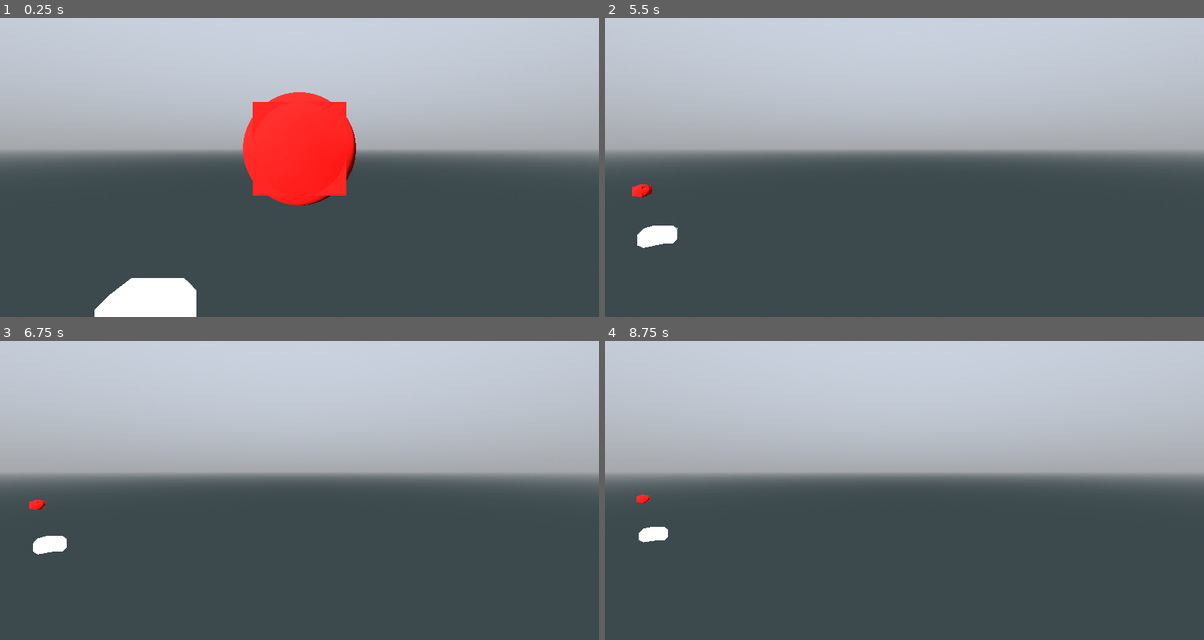
Above: before the commit, frames 1-4 (two rows, left to right).
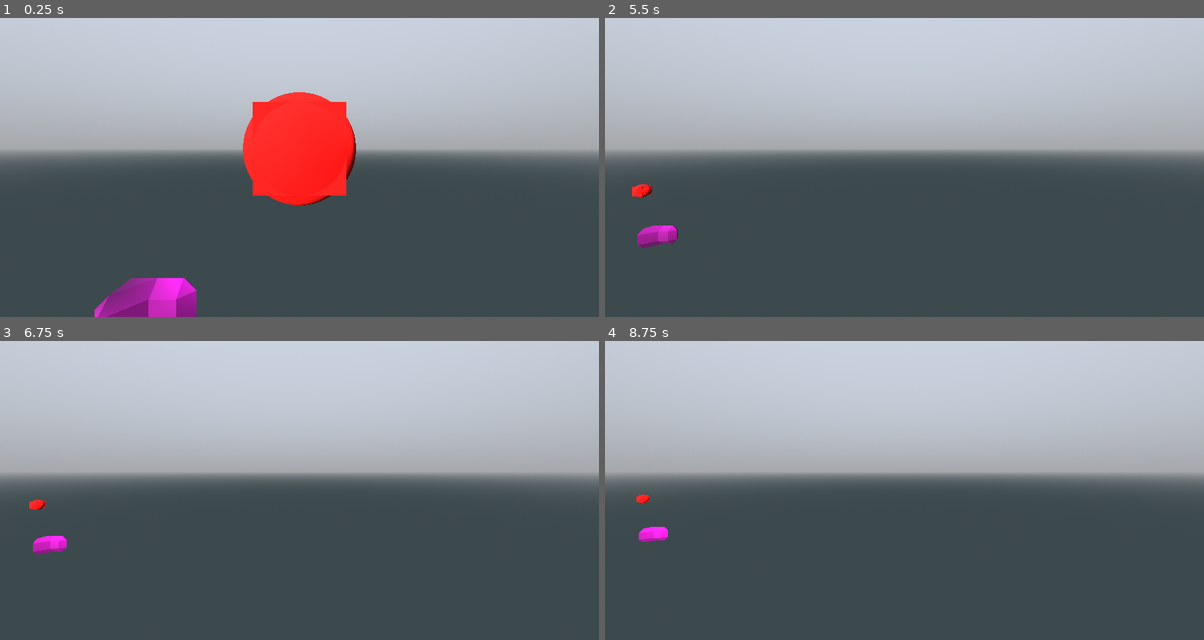
Above: after the commit, the same moments.

Repository: pixerhp/Hatchetflair
Game: Godot game, scene res://topscenes/gameplay_topscene.tscn
Same seed, same stepped clock (60 frames per second), same inputs: the game is played once before the commit and once after it.
Inputs (mouse positions are in pixels of both pictures, inside the frame that each line leads up to):
- Up to frame 1 (0.25 s): no input
- Up to frame 2 (5.5 s): tap Enter at 0.5, 2, 3.5 s; move the mouse to (1036, 131) at 0.52 s; hold D (move_right) 0.53-1.28 s; hold Shift (speed_faster) 0.53-1.28 s; click (1036, 131) at 0.67 s; tap Space (move_jump_up) at 1.25, 2.75, 4.25 s; move the mouse to (784, 164) at 1.27 s; hold S (move_backwards) 1.28-2.03 s; tap Ctrl (speed_slower) at 1.35, 2.85, 4.35 s; move the mouse to (964, 74) at 2.02 s; hold D (move_right) 2.03-2.78 s; hold Shift (speed_faster) 2.03-2.78 s; move the mouse to (874, 215) at 2.77 s; hold W (move_forwards) 2.78-3.53 s; click (874, 215) at 2.92 s; move the mouse to (1084, 200) at 3.52 s; hold Shift (speed_faster) 3.53-4.28 s; hold A (move_left) 3.53-5.03 s; move the mouse to (724, 98) at 4.27 s; move the mouse to (934, 149) at 5.02 s; hold S (move_backwards) from 5.03 s (still down); hold Shift (speed_faster) from 5.03 s (still down); click (934, 149) at 5.17 s
- Up to frame 3 (6.75 s): move the mouse to (209, 388) at 5.77 s; release S (move_backwards) at 5.78 s; release Shift (speed_faster) at 5.78 s; hold D (move_right) 5.78-6.53 s; tap Ctrl (speed_slower) at 5.85 s; move the mouse to (431, 454) at 6.52 s; hold W (move_forwards) from 6.53 s (still down); hold Shift (speed_faster) from 6.53 s (still down)
- Up to frame 4 (8.75 s): move the mouse to (784, 487) at 7.27 s; release W (move_forwards) at 7.28 s; release Shift (speed_faster) at 7.28 s; hold D (move_right) 7.28-8.03 s; tap Ctrl (speed_slower) at 7.35 s; click (784, 487) at 7.42 s; move the mouse to (964, 397) at 8.02 s; hold S (move_backwards) from 8.03 s (still down); hold Shift (speed_faster) from 8.03 s (still down)

The runs differ from the first frame. In frame 1, 1.9% of the frame differs, in the area x 15-33%, y 86-100%; in frame 2, 0.4%; in frame 3, 0.3%; in frame 4, 0.2%.

Commit message:
Add Texture2DArray rendering

Diff:
--- a/assets/substance_rendering/subst_shader.gdshader
+++ b/assets/substance_rendering/subst_shader.gdshader
@@ -10,4 +10,5 @@
 
 void fragment() {
 	// Called for every pixel the material is visible on.
+	ALBEDO = texture(albedo_textures, vec3(SCREEN_UV.xy, 0)).rgb;
 }
--- a/scripts/tchunks_manager.gd
+++ b/scripts/tchunks_manager.gd
@@ -93,9 +93,12 @@
 			#surf_colors.append(color)
 		#mesh_surface[Mesh.ARRAY_COLOR] = surf_colors
 
-		var test_mat: StandardMaterial3D = StandardMaterial3D.new() #load("res://assets/render_materials/subs_met_dull.tres")
-		test_mat.albedo_color = Color.WHITE
-		test_mat.vertex_color_use_as_albedo = true
+		var test_mat: ShaderMaterial = load("res://assets/substance_rendering/subst_mat.tres")
+		#test_mat.albedo_color = Color.WHITE
+		#test_mat.vertex_color_use_as_albedo = true
+		test_mat.set_shader_parameter("albedo_textures", SubstanceUtils.albedos_texarray)
+		test_mat.set_shader_parameter("normal_map_textures", SubstanceUtils.normals_texarray)
+		test_mat.set_shader_parameter("albedo_textures", SubstanceUtils.specials_texarray)
 		if surf_verts.size() > 0:
 			array_mesh.add_surface_from_arrays(
 				Mesh.PRIMITIVE_TRIANGLES,
